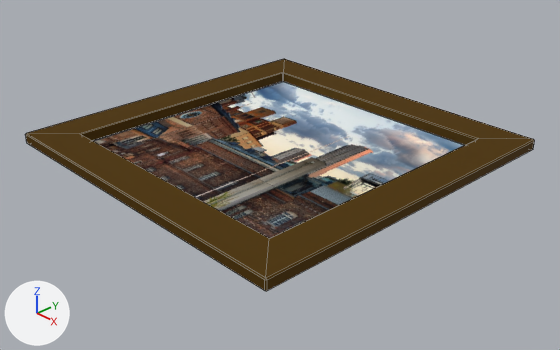
The Blender file public/painting-002.blend, before and after one commit.
The view is the same before and after, from a 50 mm camera at (1.447, -1.354, 0.882) aimed at (0.034, -0.023, -0.067). The axes (+X, +Y, +Z) are drawn at lower left. The lights are the same throughout. Mesh edges are drawn as thin lines.

Names of what the first picture shows: 'frame', 'painting'.
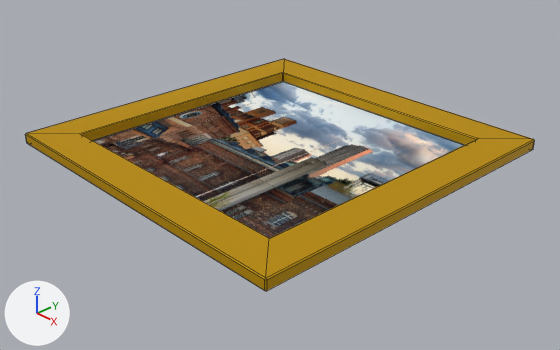
The newer file is also rescaled (x0.5) as a whole; pictures and numbers use the older file's frame.

What the commit changed:
Material 'frame' (mat_frame) changes colour from brown #523a12 to yellow #c79700; in linear values from (0.0844, 0.0427, 0.00591) to (0.571, 0.311, 0.0).
In material 'frame' (mat_frame), specular_ior_level goes from 0.0439 to 0.3.

Pixel boxes [x1, y1, x2, y2] of what changed, in the pictures (560 x 350 px):
'frame', recoloured, surface changed (brown to yellow): [25, 59, 534, 291] in both
